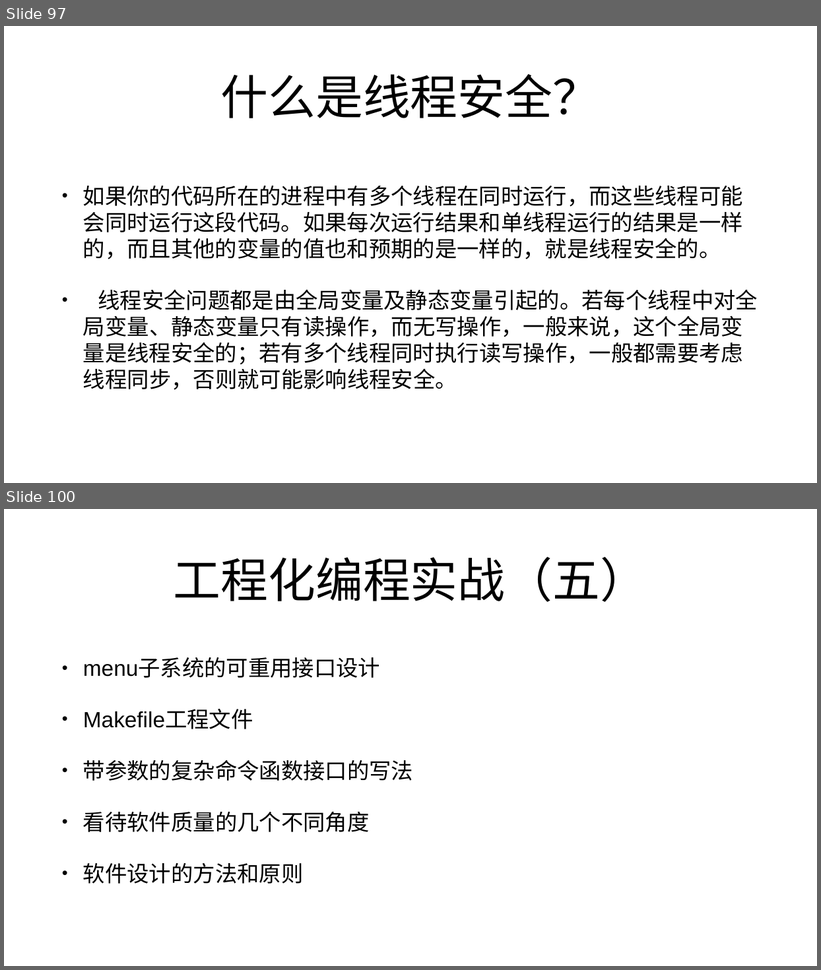
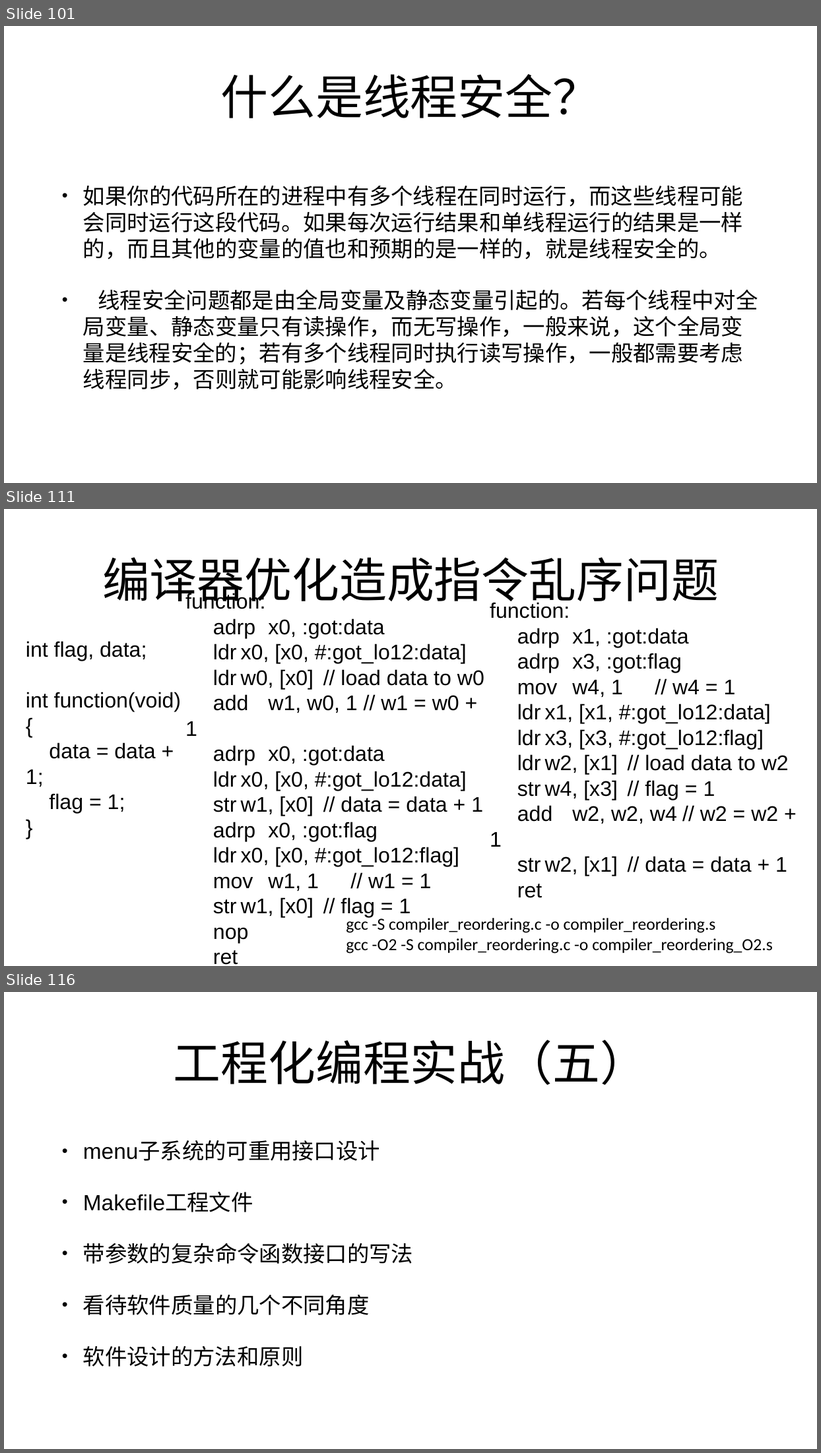
Before and after one commit to mengning/se, a slide deck: ppt/工程化编程实战——代码中的软件工程.pptx. Shown one above the other, each under a label of ours: slides 97 and 100 before the commit, slides 101, 111 and 116 after it; the slides between them are not shown. The pictures are 821x970 and 821x1453 pixels, drawn with LibreOffice and Linux fonts; fonts in the diff are those of the drawing. Boxes give left, top, right and bottom in pixels: in the first picture for what was removed or moved away, otherwise in the second. Text is boxed around its words. In the diff, an @@ line names an element or a change of style, - is before the commit and + after.

```diff
--- a/ppt/工程化编程实战——代码中的软件工程.pptx
+++ b/ppt/工程化编程实战——代码中的软件工程.pptx
@@ slide 111 added at box(4, 509, 817, 966), background #FFFFFF @@
@@ title added at box(102, 557, 719, 609), 112 pt, text #000000 @@
+编译器优化造成指令乱序问题
@@ text added at box(186, 592, 484, 965), 50 pt, text #000000 @@
+function:
+adrp x0, :got:data
+ldr x0, [x0, #:got_lo12:data]
+ldr w0, [x0] // load data to w0
+add w1, w0, 1 // w1 = w0 + 1
+adrp x0, :got:data
+ldr x0, [x0, #:got_lo12:data]
+str w1, [x0] // data = data + 1
+adrp x0, :got:flag
+ldr x0, [x0, #:got_lo12:flag]
+mov w1, 1 // w1 = 1
+str w1, [x0] // flag = 1
+nop
+ret
@@ text added at box(490, 602, 789, 898), 50 pt, text #000000 @@
+function:
+adrp x1, :got:data
+adrp x3, :got:flag
+mov w4, 1 // w4 = 1
+ldr x1, [x1, #:got_lo12:data]
+ldr x3, [x3, #:got_lo12:flag]
+ldr w2, [x1] // load data to w2
+str w4, [x3] // flag = 1
+add w2, w2, w4 // w2 = w2 + 1
+str w2, [x1] // data = data + 1
+ret
@@ text added at box(26, 641, 182, 814), 50 pt, text #000000 @@
+int flag, data;
+int function(void)
+{
+data = data + 1;
+flag = 1;
+}
@@ text added at box(346, 916, 773, 954), 40 pt, text #000000 @@
+gcc -S compiler_reordering.c -o compiler_reordering.s
+gcc -O2 -S compiler_reordering.c -o compiler_reordering_O2.s
@@ what was slide 97 is now slide 101 @@
@@ what was slide 100 is now slide 116 @@
```
Also in this commit, not shown: 20 slides changed, 15 other slides added, 1 other file.
